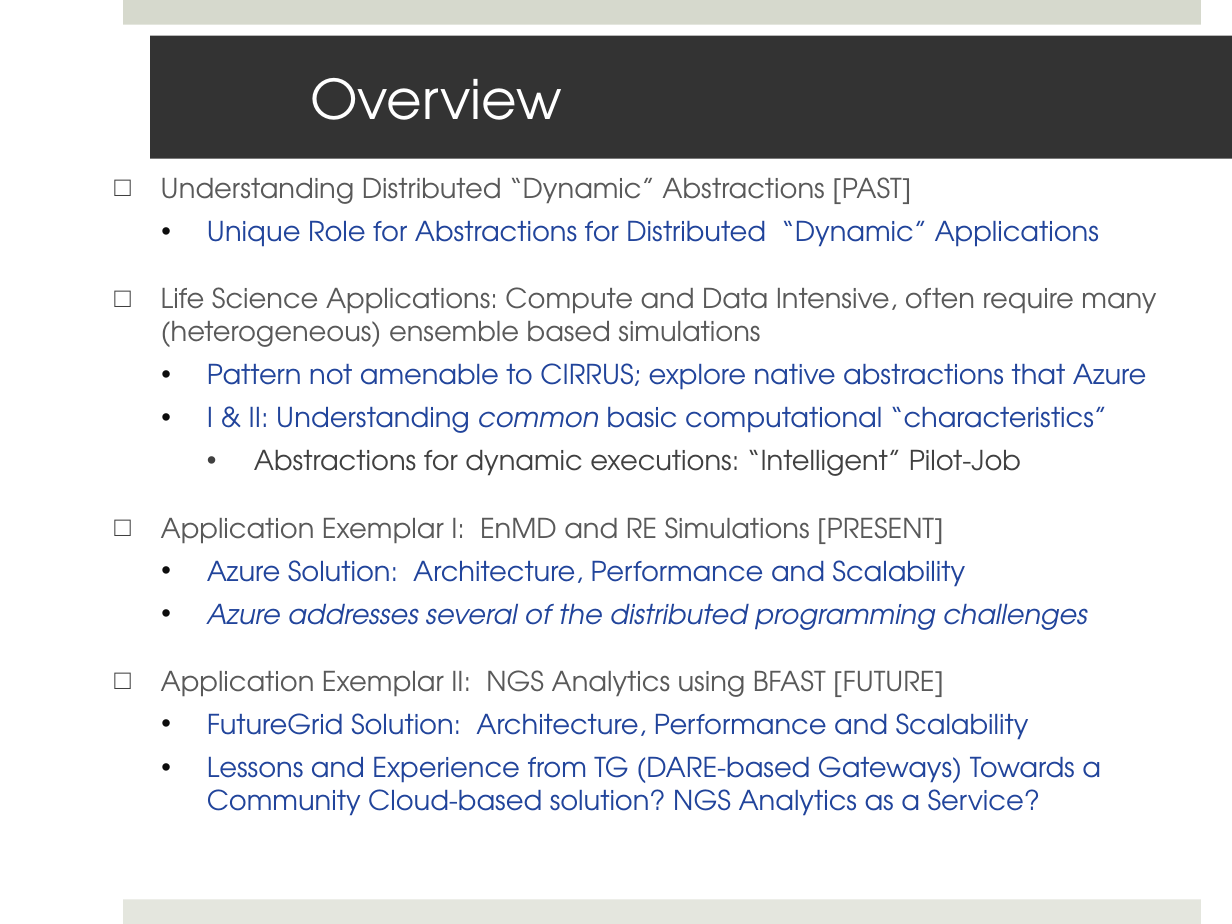
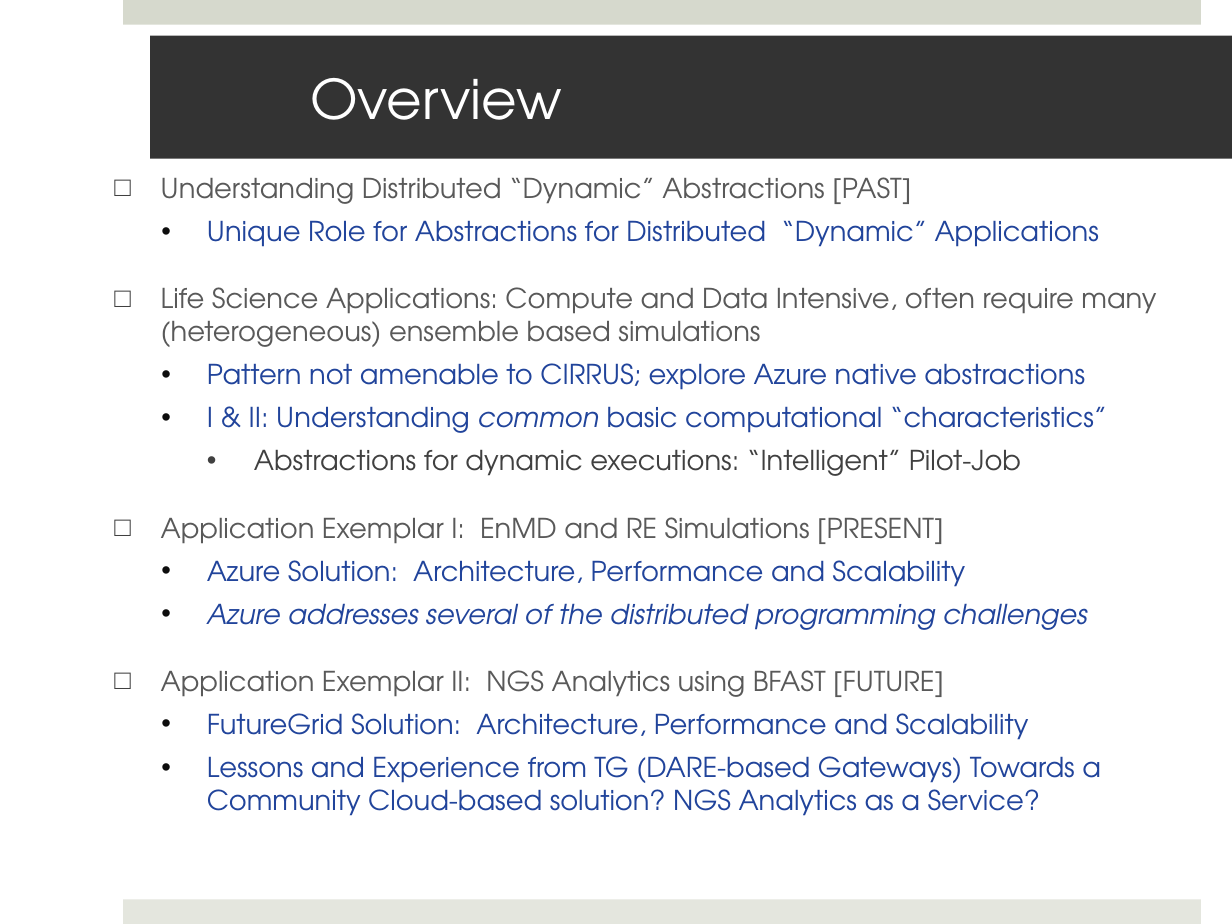
Before and after one commit to saga-project/saga-cpp-legacy-projects, a slide deck: slide 2 of saga-talks/abstractions_for_ls-microsoft.pptx. Drawn at 1232x924 pixels with LibreOffice and Linux fonts; fonts in the diff are those of the drawing; background and template pictures are left out. Boxes give left, top, right and bottom in pixels: in the first picture for what was removed or moved away, otherwise in the second. Text is boxed around its words. In the diff, an @@ line names an element or a change of style, - is before the commit and + after.

```diff
--- a/saga-talks/abstractions_for_ls-microsoft.pptx
+++ b/saga-talks/abstractions_for_ls-microsoft.pptx
@@ text at (x1=207, y1=363, x2=1085, y2=390): text changed @@
-  • Pattern not amenable to CIRRUS; explore native abstractions that Azure
+  • Pattern not amenable to CIRRUS; explore Azure native abstractions
```
Also in this commit, not shown: 8 other slides changed, 1 slide added.
